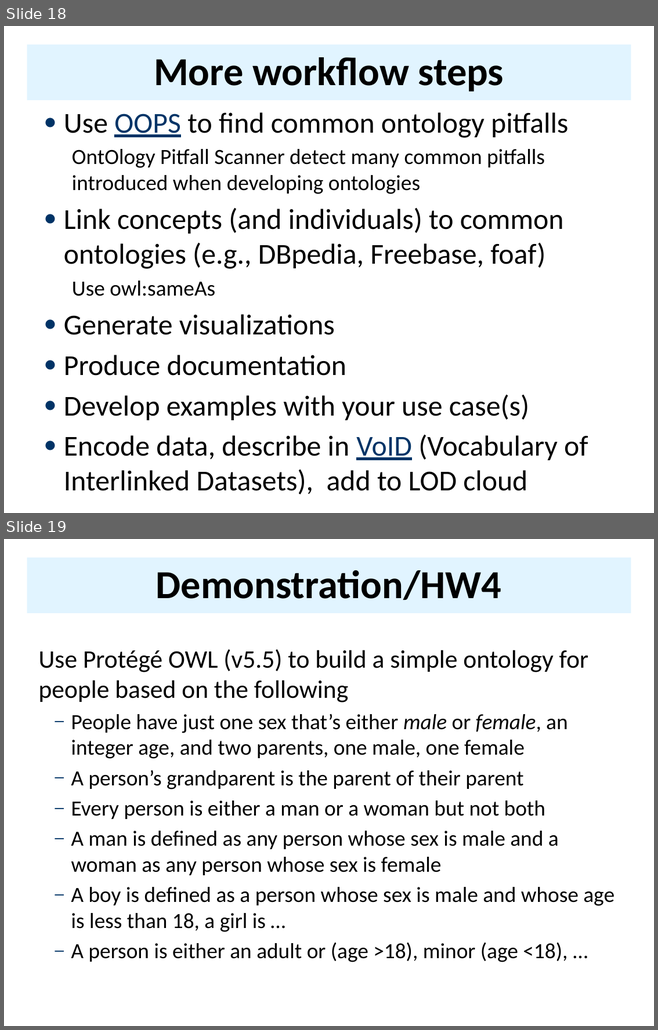
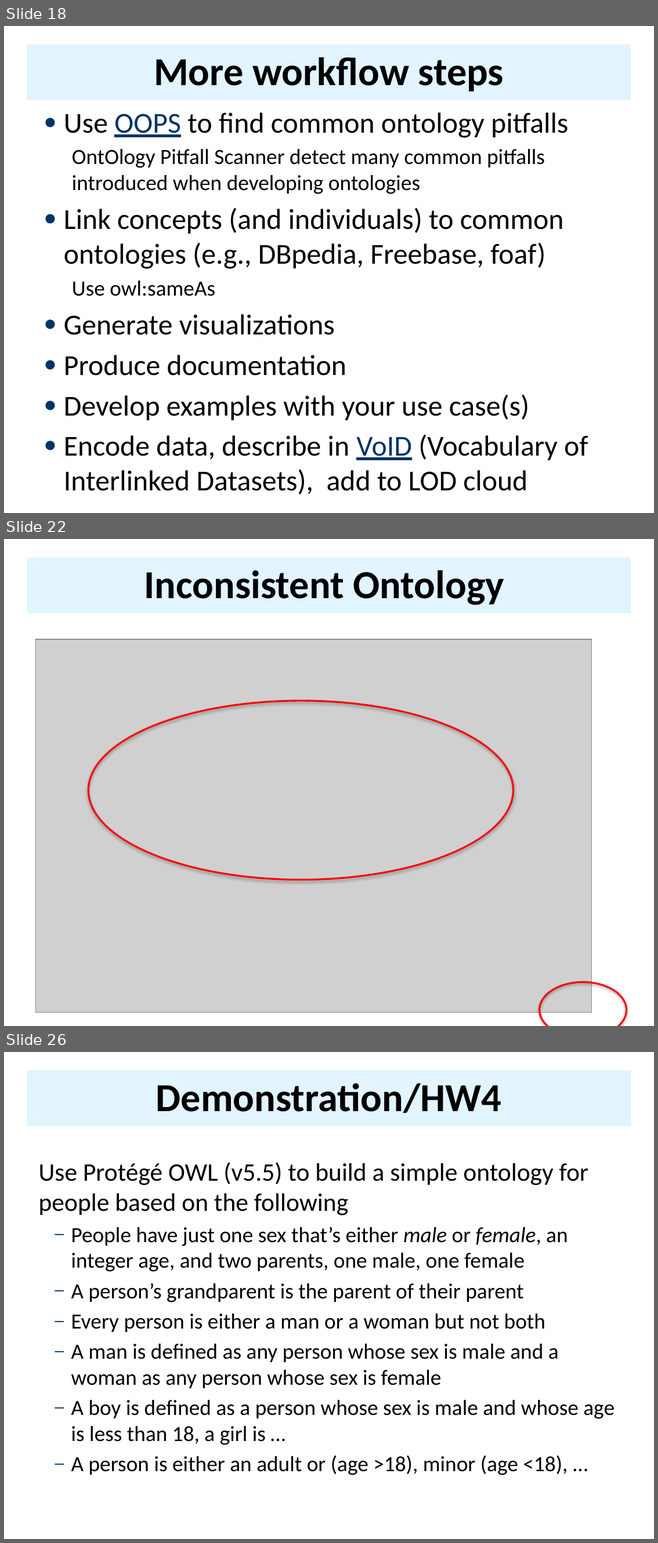
Before and after one commit to UMBC-CMSC-491-691-F19-Knowledge-Graphs/class_material, a slide deck: notes/10_protege/IDEs.pptx. Shown one above the other, each under a label of ours: slides 18 and 19 before the commit, slides 18, 22 and 26 after it; the slides between them are not shown. The pictures are 658x1030 and 658x1543 pixels, drawn with LibreOffice and Linux fonts; fonts in the diff are those of the drawing; grey boxes stand for pictures. Boxes give left, top, right and bottom in pixels: in the first picture for what was removed or moved away, otherwise in the second. Text is boxed around its words. In the diff, an @@ line names an element or a change of style, - is before the commit and + after.

```diff
--- a/notes/10_protege/IDEs.pptx
+++ b/notes/10_protege/IDEs.pptx
@@ slide 22 added at bbox=[4, 539, 654, 1026], background #FFFFFF @@
@@ title added at bbox=[27, 557, 630, 613], fill #E1F4FF, 44 pt, text #000000, bold @@
+Inconsistent Ontology
@@ picture added at bbox=[36, 640, 592, 1013] @@
@@ ellipse added at bbox=[89, 701, 513, 880], outline #FF0000 2 pt @@
@@ ellipse added at bbox=[539, 982, 626, 1026], outline #FF0000 2 pt @@
@@ what was slide 19 is now slide 26 @@
```
Also in this commit, not shown: 6 other slides added, 4 other files.
